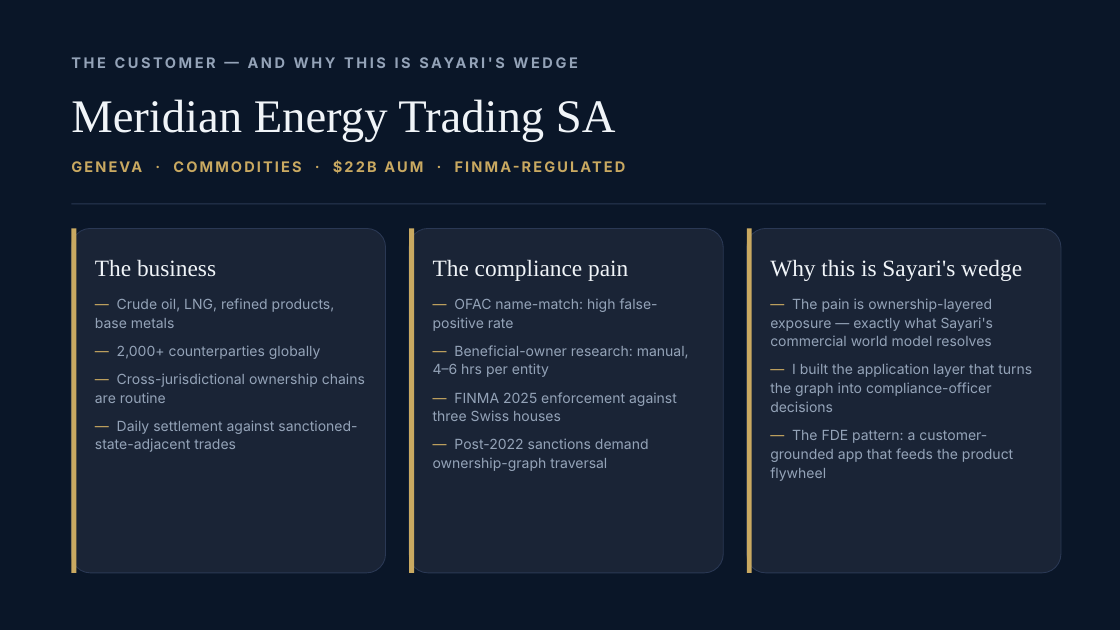
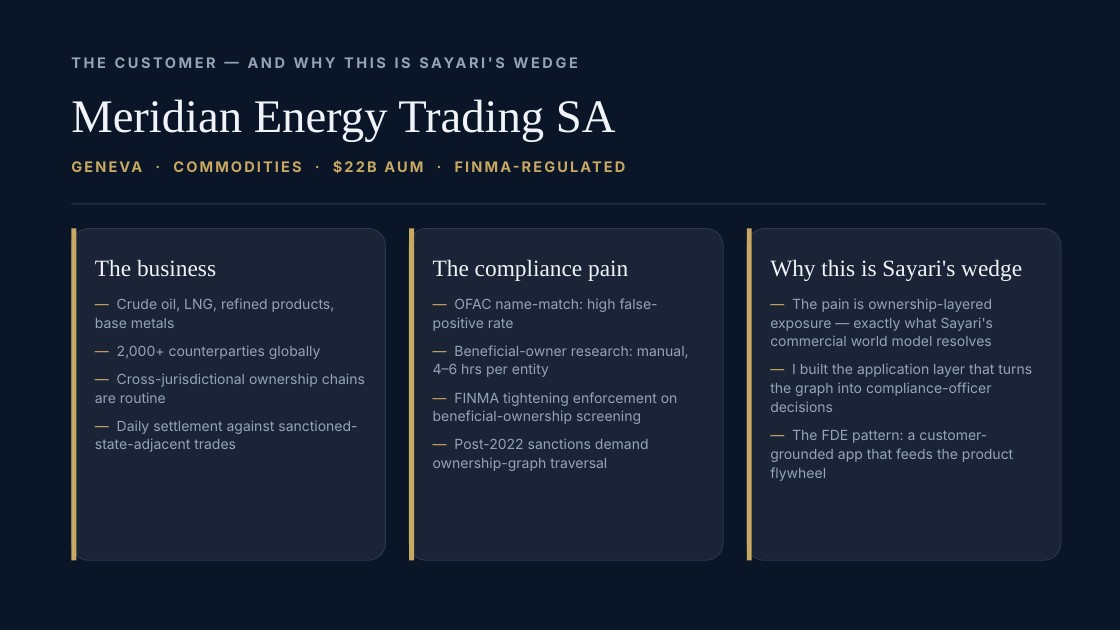
Before and after one commit to pnemrow/meridian-sentinel, a slide deck: slide 2 of docs/walkthrough/meridian-sentinel-walkthrough.pptx. Drawn at 1120x630 pixels with LibreOffice and Linux fonts; fonts in the diff are those of the drawing. Boxes give left, top, right and bottom in pixels: in the first picture for what was removed or moved away, otherwise in the second. Text is boxed around its words. In the diff, an @@ line names an element or a change of style, - is before the commit and + after.

```diff
--- a/docs/walkthrough/meridian-sentinel-walkthrough.pptx
+++ b/docs/walkthrough/meridian-sentinel-walkthrough.pptx
@@ rounded rectangle: place and size @@
-rounded rectangle at (71, 229, 386, 573)
+rounded rectangle at (71, 229, 386, 560)
@@ rectangle: place and size @@
-rectangle at (71, 229, 76, 573)
+rectangle at (71, 229, 76, 560)
@@ rounded rectangle: place and size @@
-rounded rectangle at (409, 229, 723, 573)
+rounded rectangle at (409, 229, 723, 560)
@@ rectangle: place and size @@
-rectangle at (409, 229, 414, 573)
+rectangle at (409, 229, 414, 560)
@@ proportions changed in 3 elements at (71, 229, 386, 560), (409, 229, 723, 560), (747, 229, 1061, 560) @@
@@ rounded rectangle: place and size @@
-rounded rectangle at (747, 229, 1061, 573)
+rounded rectangle at (747, 229, 1061, 560)
@@ rectangle: place and size @@
-rectangle at (747, 229, 752, 573)
+rectangle at (747, 229, 752, 560)
@@ text at (433, 392, 678, 424): text changed @@
-— FINMA 2025 enforcement against three Swiss houses
+— FINMA tightening enforcement on beneficial-ownership screening
```
Also in this commit, not shown: 14 other slides changed, 1 other file.
